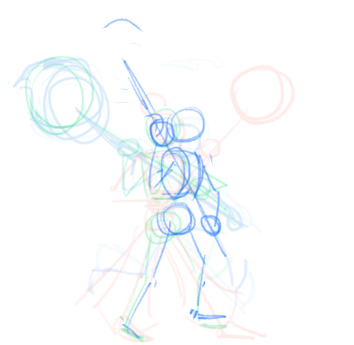
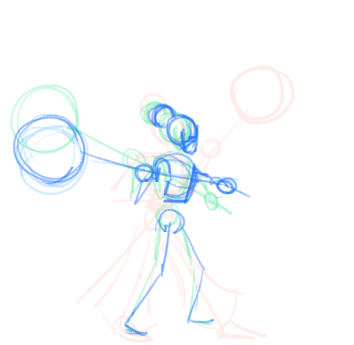
Before/after of a 354 × 345 layered artwork. What changed in the layer stack:
painted on "Paint Layer 4" over [8, 18, 256, 344]
hid "Paint Layer 3", painted on it over [8, 18, 262, 344]
